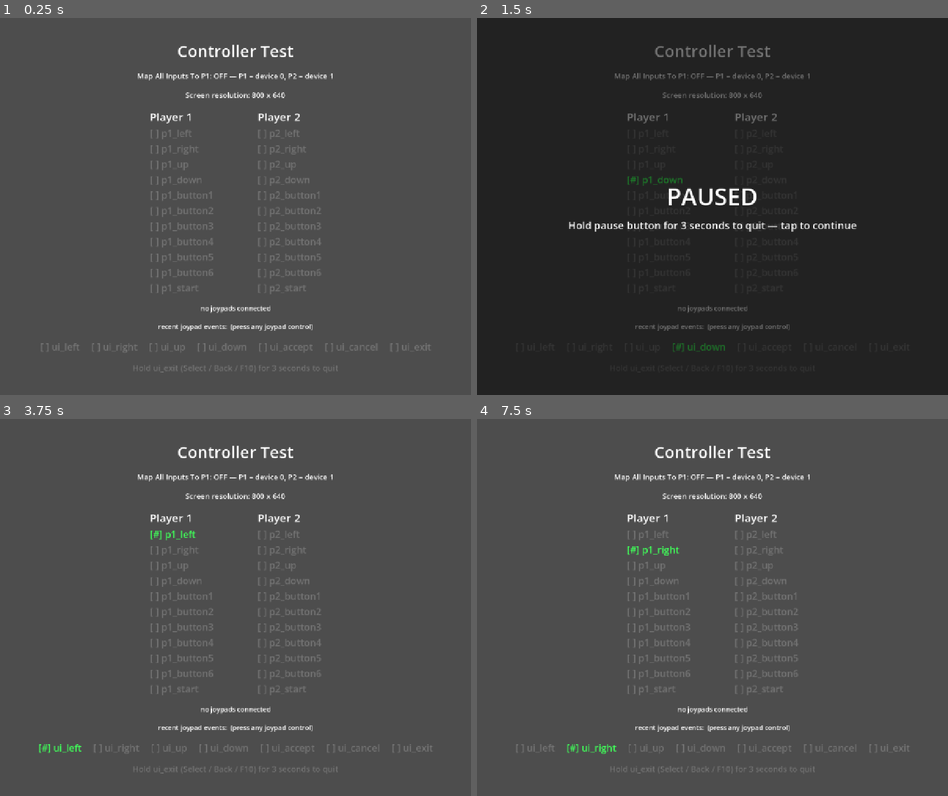
Above: before the commit, frames 1-4 (two rows, left to right).
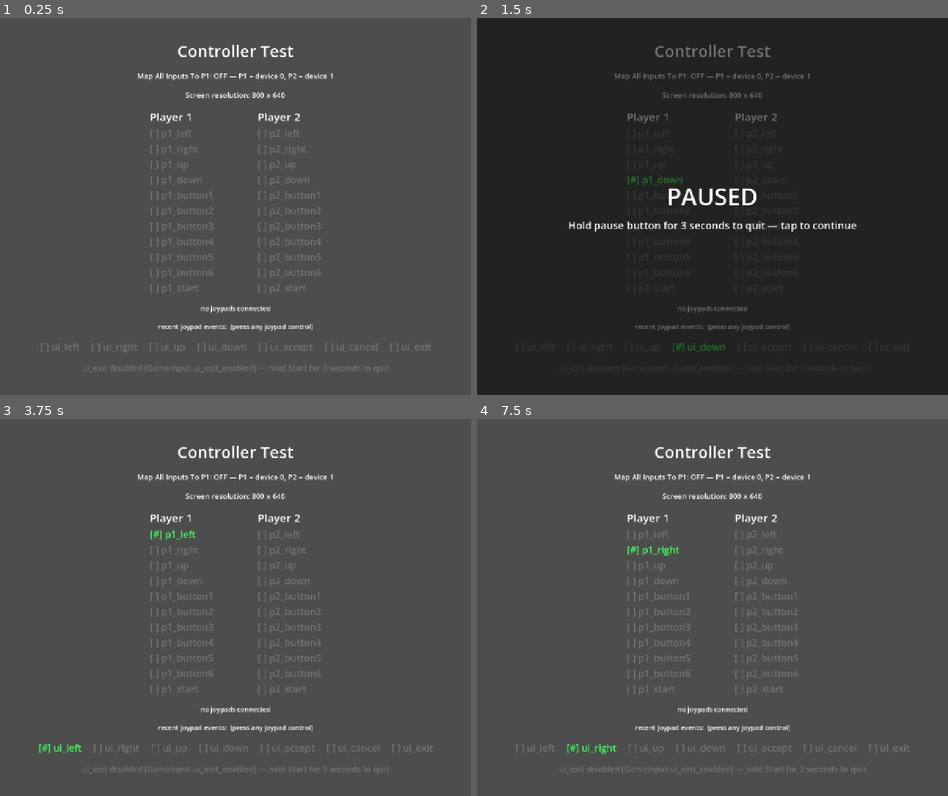
Above: after the commit, the same moments.

Repository: thygrrr/aieh-template
Game: Godot game, scene res://scenes/controller_test.tscn
Two runs of this game, one before a commit and one after it. Both use one fixed random seed, a clock stepped at 60 frames per second and the inputs below.
Inputs:
- Up to frame 1 (0.25 s): no input
- Up to frame 2 (1.5 s): tap Enter (ui_accept) at 0.5, 0.77, 1.25 s; hold Right (ui_right) 0.53-1.28 s; tap Z (p1_button1) at 0.6 s; hold Down (ui_down) from 1.28 s (still down); tap 1 (p1_start) at 1.35 s
- Up to frame 3 (3.75 s): tap Enter (ui_accept) at 1.52, 2, 2.75, 3.02, 3.5 s; release Down (ui_down) at 2.03 s; hold Right (ui_right) 2.03-2.78 s; tap U (p2_button1) at 2.1 s; hold Up (ui_up) 2.78-3.53 s; tap A (p2_left) at 2.85 s; hold Left (p1_left) from 3.53 s (still down); tap 2 (p2_start) at 3.6 s
- Up to frame 4 (7.5 s): tap Enter (ui_accept) at 3.77, 4.25, 4.52, 6.02, 6.77 s; tap Z (p1_button1) at 4.35 s; release Left (p1_left) at 5.03 s; hold Down (ui_down) 5.03-5.78 s; tap 1 (p1_start) at 5.1 s; hold Right (ui_right) 5.78-6.53 s; tap U (p2_button1) at 5.85 s; hold Up (ui_up) 6.53-7.28 s; tap A (p2_left) at 6.6 s; hold Right (ui_right) from 7.28 s (still down); tap 2 (p2_start) at 7.35 s

The runs differ from the first frame. In frame 1, 0.2% of the frame differs, in the area x 17-83%, y 92-95%; in frame 2, less than 0.1%; in frame 3, 0.2%; in frame 4, 0.2%.

Commit message:
workaround: disabled the quit button

Diff:
--- a/scenes/game_input.tscn
+++ b/scenes/game_input.tscn
@@ -4,3 +4,4 @@
 
 [node name="GameInput" type="Node" unique_id=1856288195]
 script = ExtResource("1_j5f2y")
+ui_exit_enabled = false
--- a/scripts/controller_test.gd
+++ b/scripts/controller_test.gd
@@ -146,7 +146,14 @@
 		label.text = ("[#] " if pressed else "[ ] ") + action
 		label.add_theme_color_override("font_color", COLOR_PRESSED if pressed else COLOR_IDLE)
 
-	if Input.is_action_pressed("ui_exit"):
+	if not GameInput.ui_exit_enabled:
+		# The cabinet's black button is stuck down, so a ui_exit hold would
+		# fire on its own — the grid still shows the action, but quitting
+		# goes through the pause overlay instead.
+		_exit_hold = 0.0
+		_exit_label.text = "ui_exit disabled (GameInput.ui_exit_enabled) — hold Start for 3 seconds to quit"
+		_exit_label.add_theme_color_override("font_color", COLOR_IDLE)
+	elif Input.is_action_pressed("ui_exit"):
 		_exit_hold += delta
 		if _exit_hold >= EXIT_HOLD_SECONDS:
 			get_tree().quit()
--- a/scripts/game_input.gd
+++ b/scripts/game_input.gd
@@ -25,7 +25,9 @@
 #   the button (including the press that opened the overlay) quits.
 # - Quits immediately on ui_exit, as GD_ArcadeLauncher's GAME_SPEC.md
 #   requires (the black center button on the cabinet, Back/View on a pad,
-#   F10 on keyboard).
+#   F10 on keyboard) — unless ui_exit_enabled is off. It is currently OFF
+#   in scenes/game_input.tscn: the cabinet's black button is stuck down,
+#   so quitting goes through the pause overlay (hold Start) instead.
 
 const CABINET_PAD_PREFIX := "Twin USB"
 # Panel buttons A/B/C/D/blue/green = raw b0-b5 -> A/B/X/Y/LB/RB; the black
@@ -60,6 +62,12 @@
 ## pauses the tree and shows "hold to quit — tap to continue". Disable for
 ## games that implement their own pause menu.
 @export var pause_overlay_enabled := true: set = set_pause_overlay_enabled
+
+## Instant quit on ui_exit (black cabinet button / Back / F10), required by
+## GAME_SPEC.md. Temporarily OFF in scenes/game_input.tscn because the
+## cabinet's black button is stuck in the down position — quit via the pause
+## overlay (hold Start 3 s) instead. Re-enable once the hardware is fixed.
+@export var ui_exit_enabled := true
 
 # Device ids currently driving each player's joypad bindings (read-only;
 # managed by _reassign_devices). A player whose device id has no connected
@@ -89,7 +97,7 @@
 		_apply_pooling()
 
 func _unhandled_input(event: InputEvent) -> void:
-	if event.is_action_pressed("ui_exit"):
+	if ui_exit_enabled and event.is_action_pressed("ui_exit"):
 		get_tree().quit()
 		return
 	for action in PAUSE_ACTIONS:
Not shown, changed: README.md
